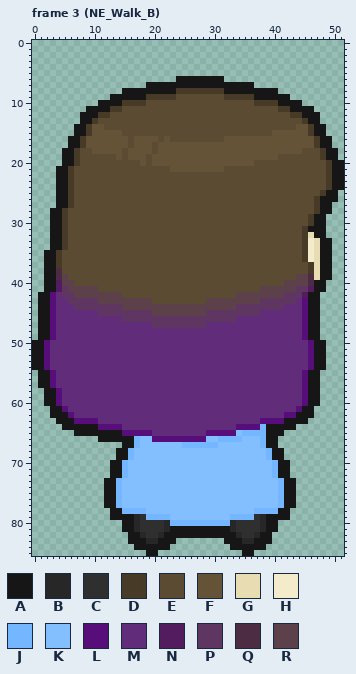
One commit to this pixel-art file: Characters/Kathryn/Kathryn.ase. This is how it looked before the edit.
52x86 pixels, 8 frames. Colours within 5 levels of each other are drawn and written as one. Shown: frame 3 (NE_Walk_B). The commit also changed other frames, which this record leaves out.
Visible layers, top first: "Ears", "Hair Blend 2" opacity 33%, "Hair Blend 1" opacity 67%, "Hair", "Face", "Hair2", "Skirt", "Body", "Hair3", "Outline".
Palette (. is transparent): A #161616  B #272727  C #2f2f2f  D #473b28  E #5b4b32  F #655337  G #e7dcb2  H #f4ebcb  J #74b6ff  K #83beff  L #570d7a  M #612c7a  N #521c5f  P #5f3662  Q #4c2c43  R #5d414a
Pixels before, frame 3 (NE_Walk_B) (only the part around the change), first column x 0:
 4 ....................................................
 5 ....................................................
 6 ........................AAAAAAAA....................
 7 ...................AAAAAAAAAAAAAAAAAA...............
 8 ...............AAAAAAAAADDDDDDDDAAAAAAAAA...........
 9 .............AAAAAADDDDDEEEEEEEEDDDDDAAAAAA.........
10 ...........AAAADDDDEEEEEEEEEEEEEEEEEEDDDDAAAA.......
11 .........AAAADDEEEEEEEEEEEEEEEEEEEEEEEEEEDDAAAA.....
12 ........AAADDEEEEEEEEEEEEEEEEEEEEEEEEEEEEEEDDAAA....
13 ........AADEEEEEEEEEEEEEEEEEEEEEEEEEEEEEEEEEEDAA....
14 .......AADFFEEEEEEEEEEEEEEEEEEEEEEEEEEEEEEEEFFDAA...
15 .......AADFFFFFEEEEEEEEEEEEEEEEEEEEEEEEEFFFFFFDAA...
16 ......AADFFFFFFFEFFFFEFEEEEEEEEEFFFFFFFFFFFFFFFDAA..
17 ......AADFFFFFFFEFFFEFFFFFFFFFFFFFFFFFFFFFFFFFFDAA..
18 .....AADEEFFFFFEFFFFEFFFFFFFFFFFFFFFFFFFFFFFFEEEDAA.
19 .....AADEEEEEEFEFFFEFFFFFFFFFFFFFFFFFFFFFEEEEEEEDAA.
20 .....AADEEEEEEEEEEFEFFFFFFFFFFFFFFFFFEEEEEEEEEEEEDAA
21 ....AADEEEEEEEEEEEEEEEEFFFFFFFFFEEEEEEEEEEEEEEEEEDAA
22 ....AADEEEEEEEEEEEEEEEEEEEEEEEEEEEEEEEEEEEEEEEEEEDAA
23 ....AADEEEEEEEEEEEEEEEEEEEEEEEEEEEEEEEEEEEEEEEEEEDAA
24 ....AADEEEEEEEEEEEEEEEEEEEEEEEEEEEEEEEEEEEEEEEEEEDAA
25 ....AADEEEEEEEEEEEEEEEEEEEEEEEEEEEEEEEEEEEEEEEEEDAA.
26 ....AADEEEEEEEEEEEEEEEEEEEEEEEEEEEEEEEEEEEEEEEEDAAA.
27 ....AADEEEEEEEEEEEEEEEEEEEEEEEEEEEEEEEEEEEEEEEEDAA..
28 ...AADEEEEEEEEEEEEEEEEEEEEEEEEEEEEEEEEEEEEEEEEEDAA..
29 ...AADEEEEEEEEEEEEEEEEEEEEEEEEEEEEEEEEEEEEEEEEDAA...
30 ...AADEEEEEEEEEEEEEEEEEEEEEEEEEEEEEEEEEEEEEEEEDAA...
31 ...AADEEEEEEEEEEEEEEEEEEEEEEEEEEEEEEEEEEEEEEEDAAA...
32 ...AADEEEEEEEEEEEEEEEEEEEEEEEEEEEEEEEEEEEEEEEDGAA...
33 ...AADEEEEEEEEEEEEEEEEEEEEEEEEEEEEEEEEEEEEEEEDHGAA..
34 ...AADEEEEEEEEEEEEEEEEEEEEEEEEEEEEEEEEEEEEEEEDHGAA..
35 ..AADEEEEEEEEEEEEEEEEEEEEEEEEEEEEEEEEEEEEEEEEDHGAA..
36 ..AADEEEEEEEEEEEEEEEEEEEEEEEEEEEEEEEEEEEEEEEEDHGAA..
37 ..AADEEEEEEEEEEEEEEEEEEEEEEEEEEEEEEEEEEEEEEEEEDGAA..
38 ..AAQEEEEEEEEEEEEEEEEEEEEEEEEEEEEEEEEEEEEEEEEEDGAA..
39 ..AAQREEEEEEEEEEEEEEEEEEEEEEEEEEEEEEEEEEEEEERRQGAA..
40 ..AANRREEEEEEEEEEEEEEEEEEEEEEEEEEEEEEEEEEERRRRQAA...
41 ..AANPRRRRREEEEEEEEEEEEEEEEEEEEEEEEEEERRRRRRPPNAA...
42 .AALMPPRRRRRRRREEEEEEEEEEEEEEEEEEERRRRRRRRPPPNAA....
43 .AALMMPPPPPRRRRRRRRREEEEEEEEERRRRRRRRRPPPPPPMLAA....
44 .AALMMMPPPPPPPPRRRRRRRRRRRRRRRRRRRPPPPPPPPMMMLAA....
45 .AALMMMMMMMPPPPPPPPPRRRRRRRRRPPPPPPPPPMMMMMMMLAA....
46 .AALMMMMMMMMMMMPPPPPPPPPPPPPPPPPPPMMMMMMMMMMMLAA....
47 .AALMMMMMMMMMMMMMMMMPPPPPPPPPMMMMMMMMMMMMMMMMLAA....
48 .AALMMMMMMMMMMMMMMMMMMMMMMMMMMMMMMMMMMMMMMMMMLAA....
49 .AALMMMMMMMMMMMMMMMMMMMMMMMMMMMMMMMMMMMMMMMMMLAA....
50 AALMMMMMMMMMMMMMMMMMMMMMMMMMMMMMMMMMMMMMMMMMMMLAA...
51 AALMMMMMMMMMMMMMMMMMMMMMMMMMMMMMMMMMMMMMMMMMMMLAA...
52 AALMMMMMMMMMMMMMMMMMMMMMMMMMMMMMMMMMMMMMMMMMMMLAA...
53 AALMMMMMMMMMMMMMMMMMMMMMMMMMMMMMMMMMMMMMMMMMMMLAA...
New version:
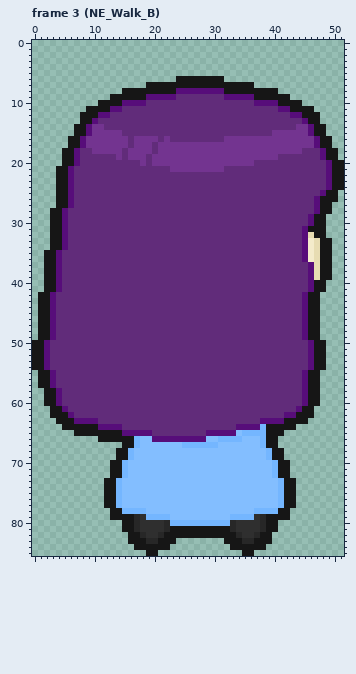
From old to new:
layer "Hair Blend 1" removed
layer "Hair Blend 2" removed
colour F: #655337 -> #733490
Changed rows in their new state; - is a pixel that keeps its letter.
Frame 3 (NE_Walk_B), layer "Hair":
first column x 4:
 8 --------------------LLLLLLLL------------------
 9 ---------------LLLLLMMMMMMMMLLLLL-------------
10 -----------LLLLMMMMMMMMMMMMMMMMMMLLLL---------
11 ---------LLMMMMMMMMMMMMMMMMMMMMMMMMMMLL-------
12 -------LLMMMMMMMMMMMMMMMMMMMMMMMMMMMMMMLL-----
13 ------LMMMMMMMMMMMMMMMMMMMMMMMMMMMMMMMMMML----
14 -----L--MMMMMMMMMMMMMMMMMMMMMMMMMMMMMMMM--L---
15 -----L-----MMMMMMMMMMMMMMMMMMMMMMMMM------L---
16 ----L-------M----M-MMMMMMMMM---------------L--
17 ----L-------M---M--------------------------L--
18 ---LMM-----M----M------------------------MMML-
19 ---LMMMMMM-M---M---------------------MMMMMMML-
20 ---LMMMMMMMMMM-M-----------------MMMMMMMMMMMML
21 --LMMMMMMMMMMMMMMMM---------MMMMMMMMMMMMMMMMML
22 --LMMMMMMMMMMMMMMMMMMMMMMMMMMMMMMMMMMMMMMMMMML
23 --LMMMMMMMMMMMMMMMMMMMMMMMMMMMMMMMMMMMMMMMMMML
24 --LMMMMMMMMMMMMMMMMMMMMMMMMMMMMMMMMMMMMMMMMMML
25 --LMMMMMMMMMMMMMMMMMMMMMMMMMMMMMMMMMMMMMMMMML-
26 --LMMMMMMMMMMMMMMMMMMMMMMMMMMMMMMMMMMMMMMMML--
27 --LMMMMMMMMMMMMMMMMMMMMMMMMMMMMMMMMMMMMMMMML--
28 -LMMMMMMMMMMMMMMMMMMMMMMMMMMMMMMMMMMMMMMMMML--
29 -LMMMMMMMMMMMMMMMMMMMMMMMMMMMMMMMMMMMMMMMML---
30 -LMMMMMMMMMMMMMMMMMMMMMMMMMMMMMMMMMMMMMMMML---
31 -LMMMMMMMMMMMMMMMMMMMMMMMMMMMMMMMMMMMMMMML----
32 -LMMMMMMMMMMMMMMMMMMMMMMMMMMMMMMMMMMMMMMML----
33 -LMMMMMMMMMMMMMMMMMMMMMMMMMMMMMMMMMMMMMMML----
34 -LMMMMMMMMMMMMMMMMMMMMMMMMMMMMMMMMMMMMMMML----
35 LMMMMMMMMMMMMMMMMMMMMMMMMMMMMMMMMMMMMMMMML----
36 LMMMMMMMMMMMMMMMMMMMMMMMMMMMMMMMMMMMMMMMML----
37 LMMMMMMMMMMMMMMMMMMMMMMMMMMMMMMMMMMMMMMMMML---
38 LMMMMMMMMMMMMMMMMMMMMMMMMMMMMMMMMMMMMMMMMML---
39 LMMMMMMMMMMMMMMMMMMMMMMMMMMMMMMMMMMMMMMMMML---
40 LMMMMMMMMMMMMMMMMMMMMMMMMMMMMMMMMMMMMMMMMML---
41 LMMMMMMMMMMMMMMMMMMMMMMMMMMMMMMMMMMMMMMMMML---
42 -MMMMMMMMMMMMMMMMMMMMMMMMMMMMMMMMMMMMMMMML----
43 --MMMMMMMMMMMMMMMMMMMMMMMMMMMMMMMMMMMMMM------
44 ---MMMMMMMMMMMMMMMMMMMMMMMMMMMMMMMMMMM--------
45 -------MMMMMMMMMMMMMMMMMMMMMMMMMMM------------
46 -----------MMMMMMMMMMMMMMMMMMM----------------
47 ----------------MMMMMMMMM---------------------
Changed places in both pictures, as pixel boxes (x1, y1, x2, y2):
changed: (56, 88, 332, 328)
